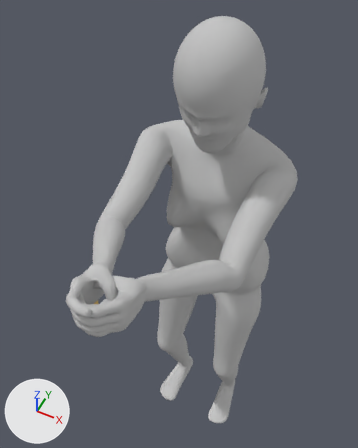
A saved change to the Blender file character-base/characters/woman_blank/woman_blank.blend.
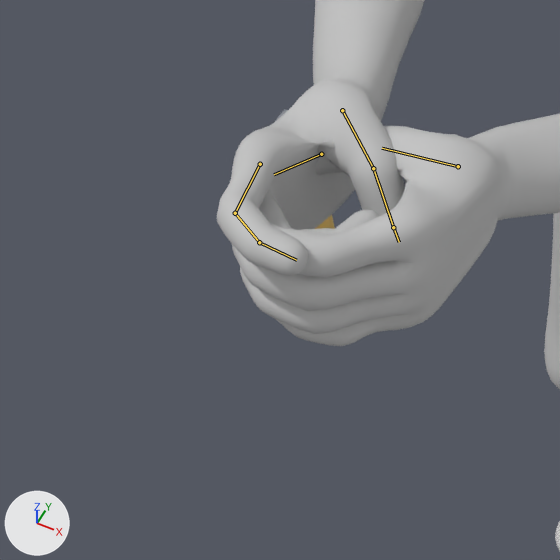
Old and new are each drawn whole from a 50 mm camera at (0.319, -0.883, 2.066) aimed at (-0.103, -0.038, 1.011) and again close up on the part from 1% to 45% of the width and 54% to 89% of the height. Every picture has the same lights, and +X, +Y and +Z are marked at lower left. The first two pictures are the older version. Both versions are drawn at frame 0 of the action 'pistol_aim_2h'; the numbers are the values there. The bones that change are drawn over the model as lines in the close-ups.

In view in the first close-up: 'Forearm_L', 'Forearm_R', 'Hand_L', 'Hand_R', 'Thigh_R' and 2 more.
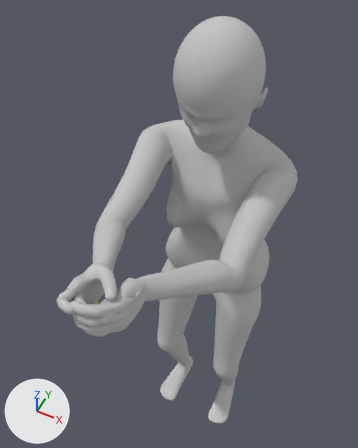
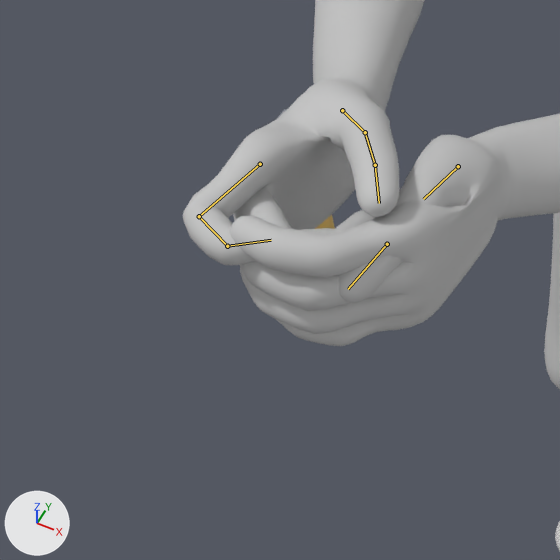
Changed parts and their boxes (x1, y1, x2, y2) in the close-ups (560 x 560 px):
'Hand_L', posed
    before: (231, 126, 511, 346)
    after: (230, 133, 511, 346)
'Hand_R', posed (15% wider)
    before: (217, 73, 405, 276)
    after: (183, 73, 400, 265)
bone 'thumb_01_L', root to tip
    before: (458, 166) to (382, 148)
    after: (458, 166) to (423, 199)
bone 'thumb_03_L', root to tip
    before: (321, 154) to (274, 174)
    after: (387, 244) to (348, 289)
bone 'index_01_R', root to tip
    before: (260, 164) to (235, 213)
    after: (260, 164) to (199, 216)
bone 'index_02_R', root to tip
    before: (235, 213) to (259, 242)
    after: (199, 216) to (227, 246)
bone 'index_03_R', root to tip
    before: (259, 242) to (296, 260)
    after: (227, 246) to (271, 240)
bone 'thumb_01_R', root to tip
    before: (342, 110) to (373, 168)
    after: (342, 110) to (365, 132)
bone 'thumb_02_R', root to tip
    before: (373, 168) to (393, 227)
    after: (365, 132) to (375, 165)
bone 'thumb_03_R', root to tip
    before: (393, 227) to (399, 242)
    after: (375, 165) to (379, 203)

The edits, one by one:
Bone 'thumb_01_L' (bone_thumb_01_l) turns from (50, 0, 50) to (-4, 0, -29) degrees about its own x, y and z.
Bone 'thumb_03_L' (bone_thumb_03_l) turns from (11, 0, 0) to (20, 0, 0) degrees about its own x, y and z.
Bone 'index_01_R' (bone_index_01_r) turns from (12, 0, 0) to (-19, 7, 19) degrees about its own x, y and z.
Bone 'index_02_R' (bone_index_02_r) turns from (35, 0, 0) to (73, 0, 0) degrees about its own x, y and z.
Bone 'index_03_R' (bone_index_03_r) turns from (20, 0, 0) to (47, 0, 0) degrees about its own x, y and z.
Bone 'thumb_01_R' (bone_thumb_01_r) turns from (50, 0, -10) to (18, 0, -17) degrees about its own x, y and z.
Bone 'thumb_02_R' (bone_thumb_02_r) turns from (40, 0, 0) to (2, 0, 0) degrees about its own x, y and z.
Bone 'thumb_03_R' (bone_thumb_03_r) turns from (55, 0, 0) to (3, 0, 0) degrees about its own x, y and z.
